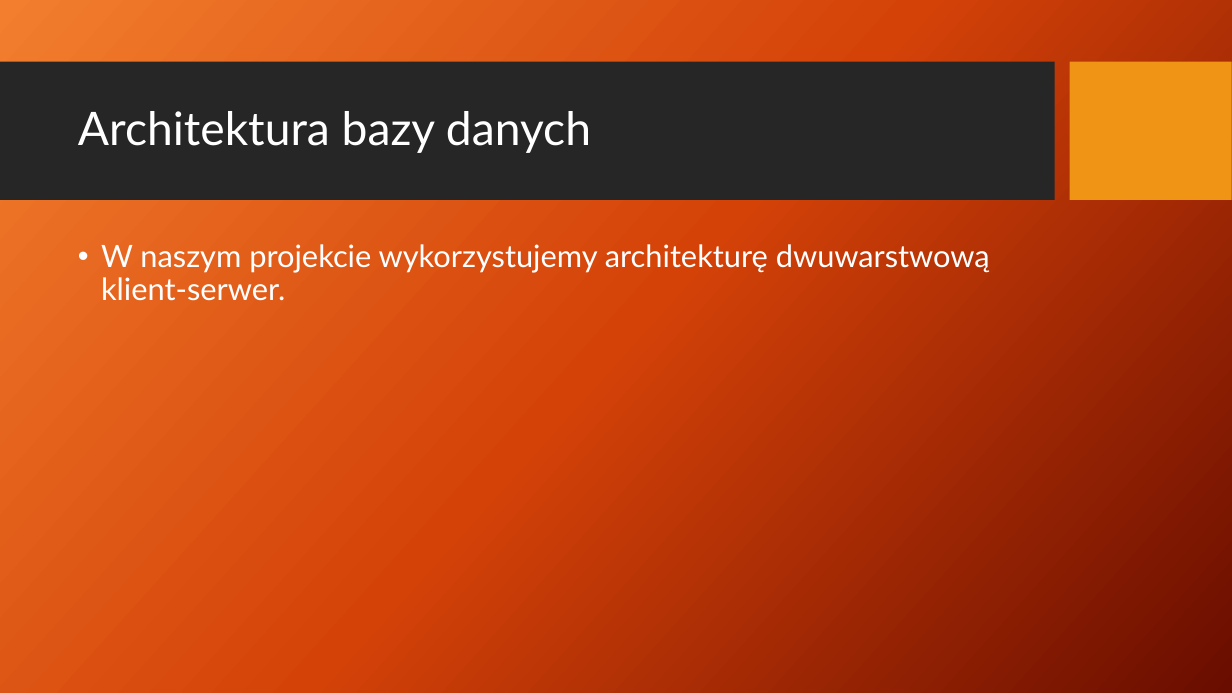
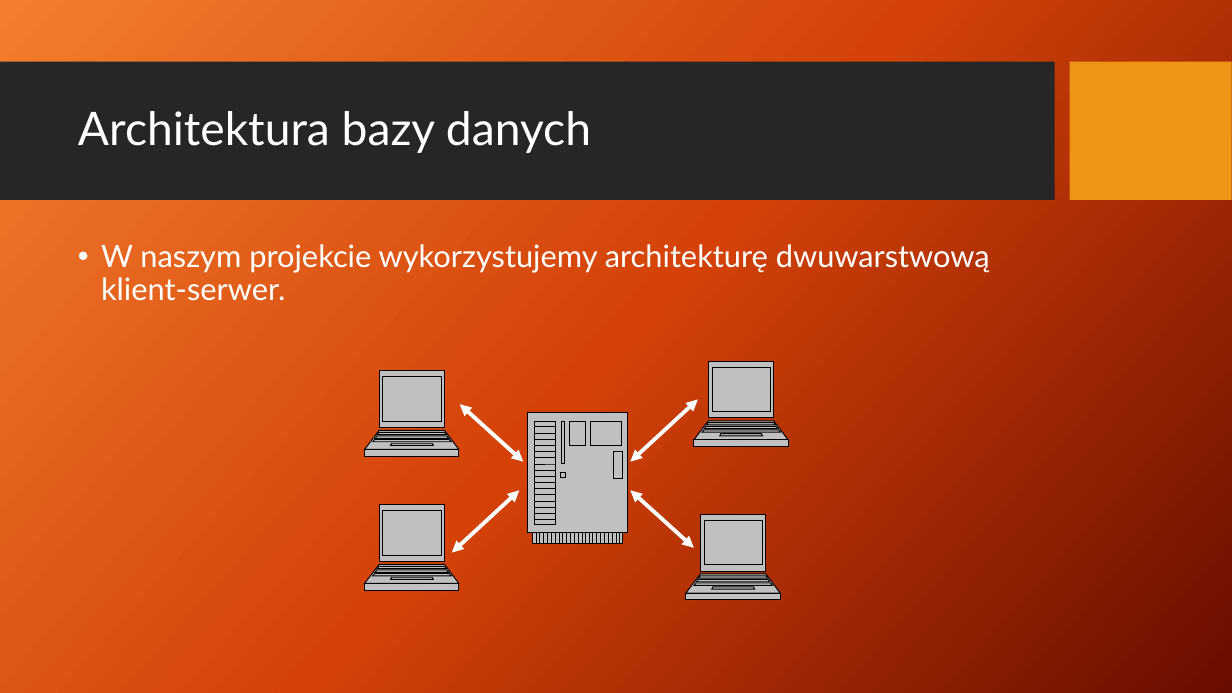
Before and after one commit to rudnickirobert/KWZP2021, a slide deck: slide 17 of Prezentacja_29.04.pptx (slide 15 before the commit). Drawn at 1232x693 pixels with LibreOffice and Linux fonts; fonts in the diff are those of the drawing; background and template pictures are left out. Boxes give left, top, right and bottom in pixels: in the first picture for what was removed or moved away, otherwise in the second. Text is boxed around its words. In the diff, an @@ line names an element or a change of style, - is before the commit and + after.

```diff
--- a/Prezentacja_29.04.pptx
+++ b/Prezentacja_29.04.pptx
@@ group added at <box>365,361,788,601</box>: 5 freeform shapes, 4 double arrows @@
```
Also in this commit, not shown: 5 other slides changed, 2 slides added.
